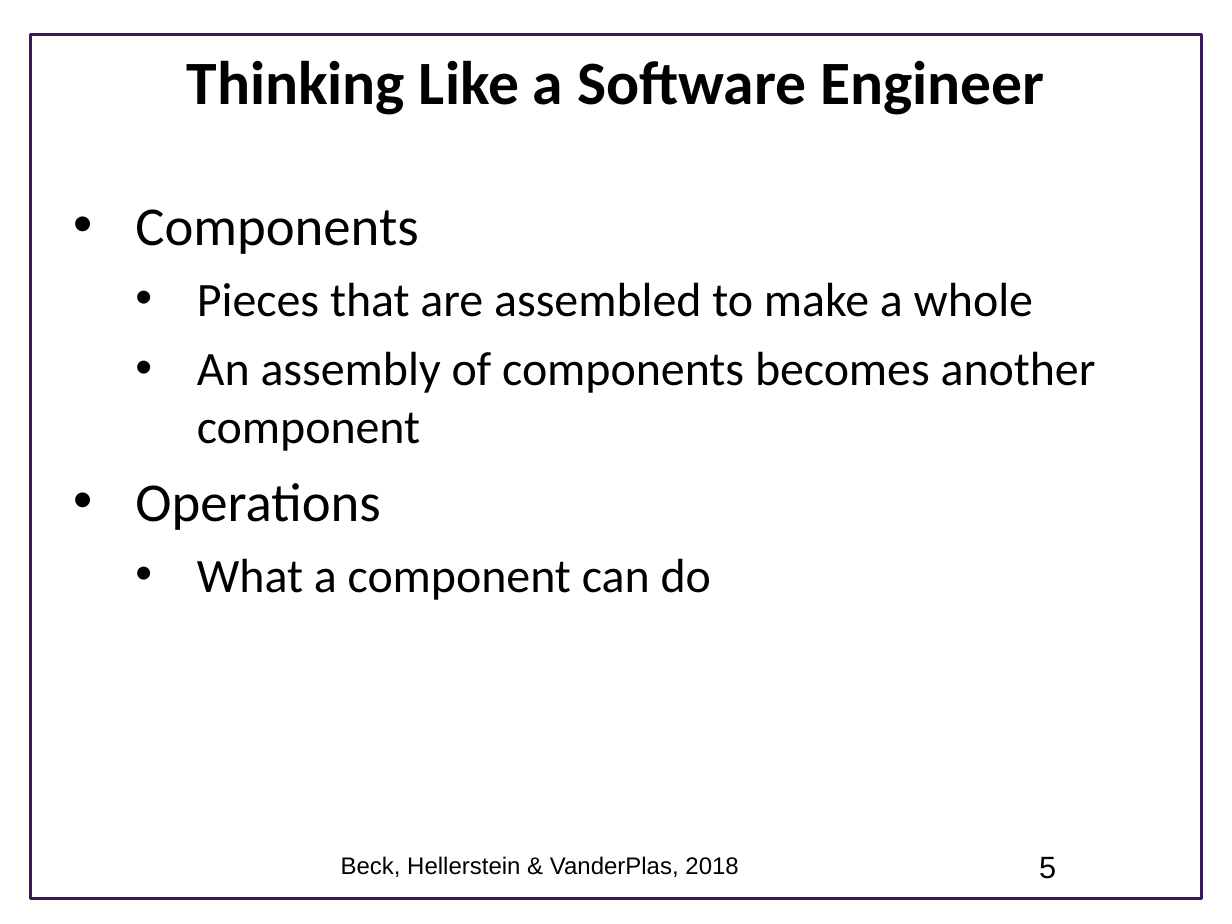
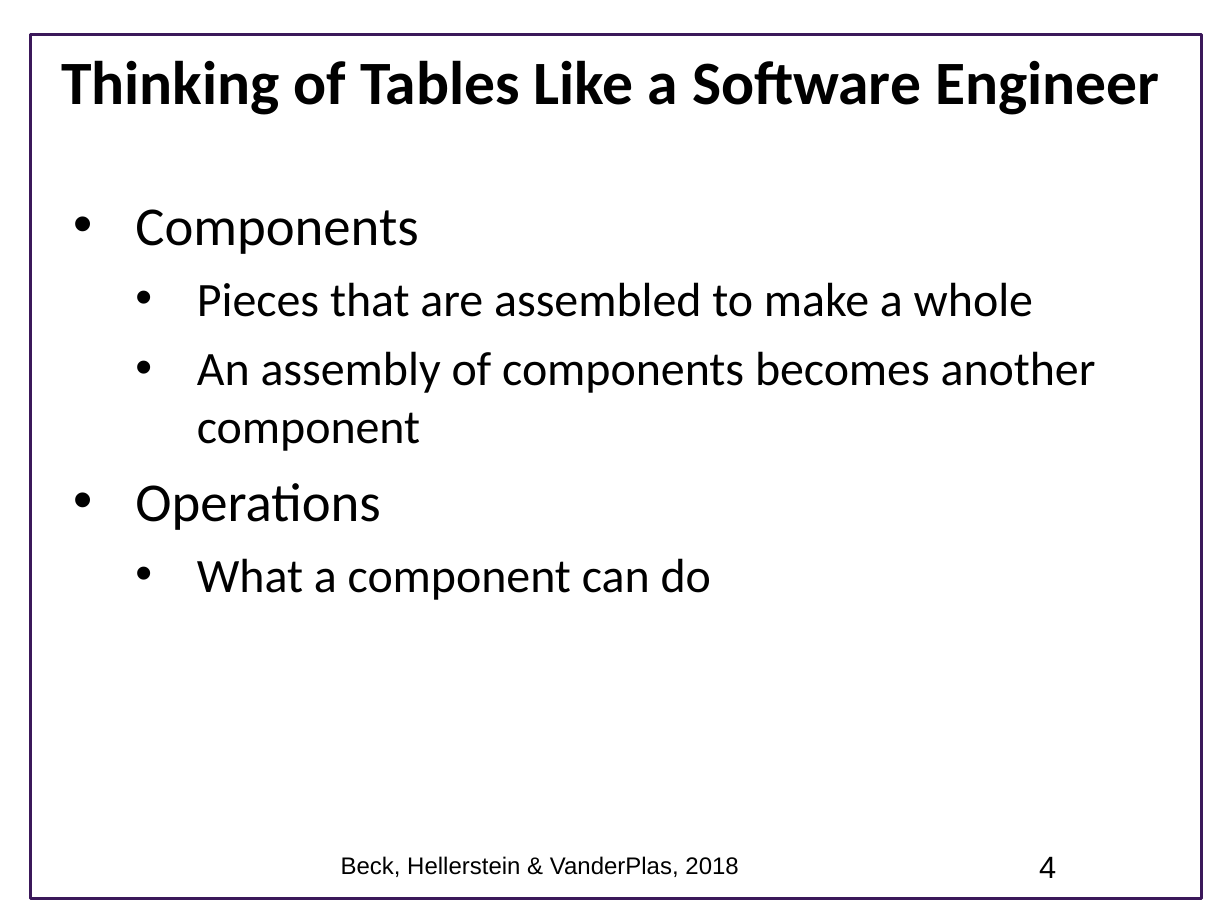
Before and after one commit to UWSEDS/LectureNotes, a slide deck: slide 4 of Data-Essentials/01c-Data-Essentials.pptx (slide 5 before the commit). Drawn at 1232x924 pixels with LibreOffice and Linux fonts; fonts in the diff are those of the drawing; background and template pictures are left out. Boxes give left, top, right and bottom in pixels: in the first picture for what was removed or moved away, otherwise in the second. Text is boxed around its words. In the diff, an @@ line names an element or a change of style, - is before the commit and + after.

```diff
--- a/Data-Essentials/01c-Data-Essentials.pptx
+++ b/Data-Essentials/01c-Data-Essentials.pptx
@@ title at box(61, 60, 1159, 115): text changed @@
-Thinking Like a Software Engineer
+Thinking of Tables Like a Software Engineer
@@ page number at box(1039, 856, 1056, 878): text changed @@
-5
+4
```
Also in this commit, not shown: 5 other slides changed, 2 slides removed.
